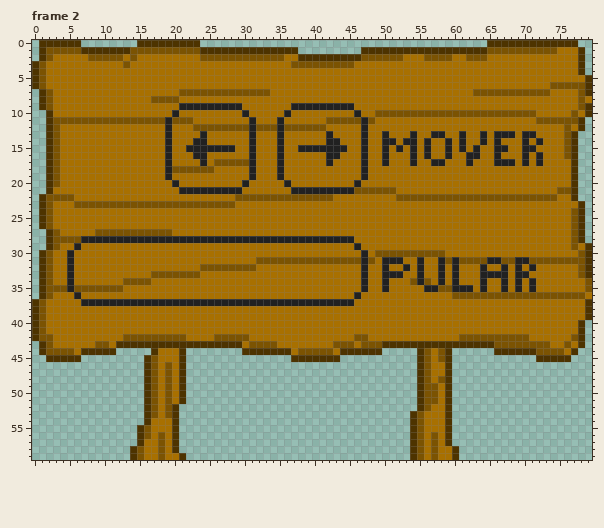
Edited in one commit: pixel-art file (res/sprite/graphic13.aseprite). The picture above is the old version.
80x60 pixels, 3 frames. Shown: frame 2. The commit also changed other frames, which this record leaves out.
After:
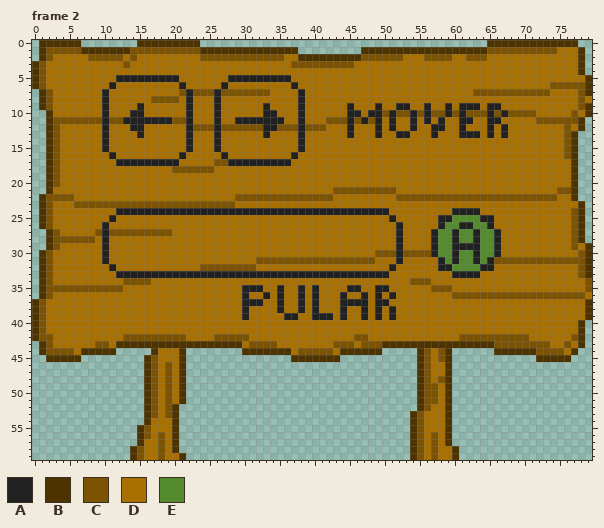
Palette (. is transparent): A #212121  B #4d3300  C #7b5302  D #a87000  E #558b2f
Diff:
Changed rows in their new state; - is an unchanged pixel.
Frame 2, layers "Layer 3", "Layer 2":
first column x 5:
 5 -------AAAAAAAAA-------AAAAAAAAA------------------------------------
 6 ------A---------A-----A---------A-----------------------------------
 7 -----A-----------A---A-----------A----------------------------------
 8 -----A-----------A---A-----------A----------------------------------
 9 -----A----A-----D-DDD-DDD---A---D-DDDDDD----A--AA--A--A-AAA-AA------
10 -----A---AA----D-A---A---D--AA-D-A------A--AA-A--A-A--A-A---A-A-----
11 -----A--AAAAAA---A---A--AA-AAA---A------A---A-A--A-A-A--AA--AA------
12 -----A---AA---D--A---A----C-AAC--A------A-D-A-A--A--AA--A---A-A-----
13 -----A----A---D--A-D-A----D-A-D--A---D--A-D-AD-AAD---D---AADAD-D-DD-
14 -----A--------D--ADD-A----D---D--A---DD---D--DD-DD-D--D-D--D-D---D-D
15 -----A--------D---DDD-DD--D---D---DDDDDD--D--D-D-D-D--D-D-D--DD--DD-
16 ------A-------D-A-DD--A---D---D-A----DD---D--D---D-D--D--DD--D---D-D
17 -------AAAAAAA-A---D---AAA-AAA-A-----D----D--D---D--DD---D---DDD-D-D
18 --------------D-----------D---D-----------D-------------------------
19 --------------D-----------D---D-----------D-------------------------
20 ---------------D---------D-----D---------D--------------------------
21 ----------------DDDDDDDDD-------DDDDDDCCC---------------------------
24 -------AAAAAAAAAAAAAAAAAAAAAAAAAAAAAAAAAAAAAAA---------AAAA---------
25 ------A---------------------------------------A------AAEEEEAA-------
26 -----A-----------------------------------------A-----AEEAAEEA-------
27 -----A-----------------------------------------A----AEEAEEAEEA------
28 --CCD-DDDDDDDDDDDDDDDDDDDDDDDDDDDDDDDDDDD------A----AEEAEEAEEA------
29 -D---A-----------------------------------D-----A----AEEAAAAEEA------
30 D----A------------------------------------D----A----AEEAEEAEEA------
31 D----A------------------------------------C--DD---D---E-EEAE-C--CC--
32 D-----A-----------------------------------D--DA-D-D---AEEEE-A-D-D-D-
33 D------AAAAAAAAAAAAAAAAAAAAAAAAAAAAAAAAAAA-AA-DD--D--D--AAADDDD-DD--
34 D-----------------------------------------D--D----C--D-D---D--D-D-D-
35 C------------------------AAA--A--A-A----AAD-A------DC--DDD-D--D-D-D-
36 -D-----------------------A--A-A--A-A---A-DA-A-A---------------------
37 --DDDDDDDDDDDDDDDDDDDDDDD---DD-DD-D-DDD--AA-AA----------------------
38 -------------------------A----A--A-A---A--A-A-A---------------------
39 -------------------------A-----AA--AAA-A--A-A-A---------------------
Boxes around the changes in both pictures, in picture pixels (x1, y1, x2, y2):
changed: (67, 75, 543, 320)
